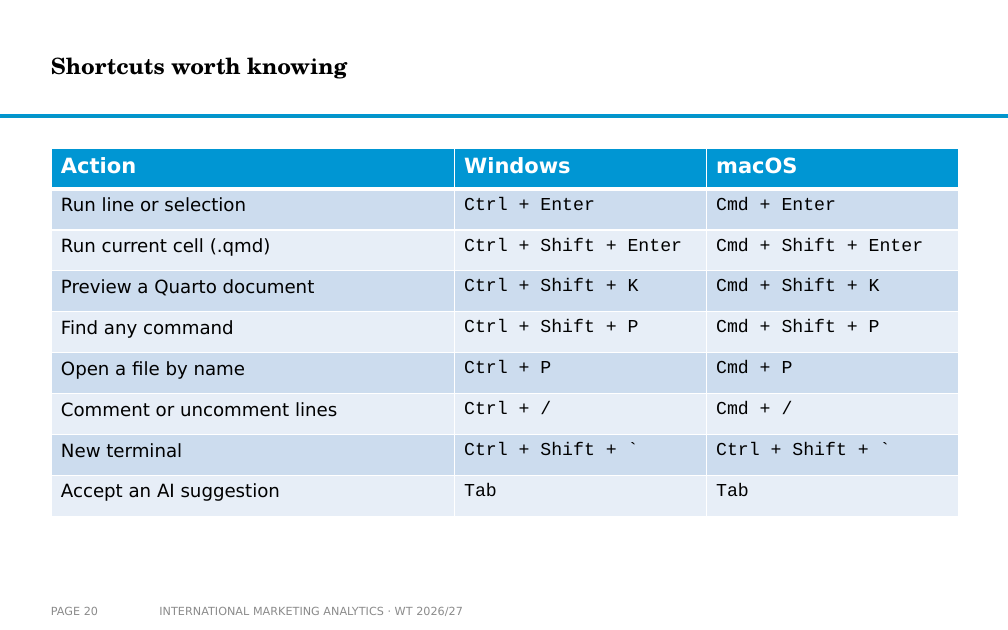
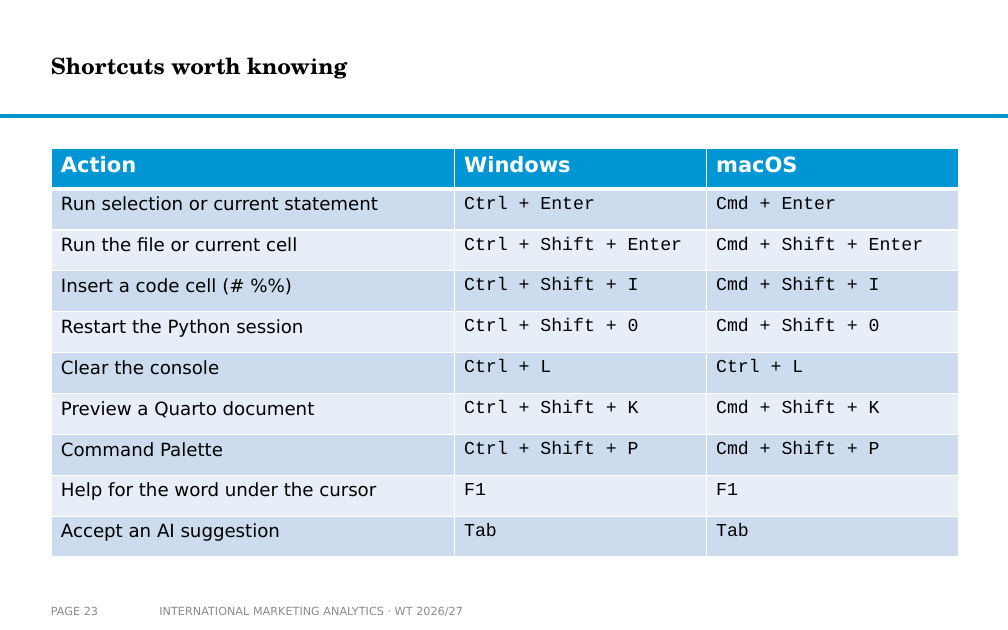
Before and after one commit to arnefloh-wu/International-Marketing-Analytics, a slide deck: slide 23 of slides/01a_setup-and-registration_WT26-27.pptx (slide 20 before the commit). Drawn at 1008x630 pixels with LibreOffice and Linux fonts; fonts in the diff are those of the drawing; background and template pictures are left out. Boxes give left, top, right and bottom in pixels: in the first picture for what was removed or moved away, otherwise in the second. Text is boxed around its words. In the diff, an @@ line names an element or a change of style, - is before the commit and + after.

```diff
--- a/slides/01a_setup-and-registration_WT26-27.pptx
+++ b/slides/01a_setup-and-registration_WT26-27.pptx
@@ table at (51,148,959,557) @@
-row 2: Run line or selection | Ctrl + Enter | Cmd + Enter
-row 3: Run current cell (.qmd) | Ctrl + Shift + Enter | Cmd + Shift + Enter
+row 2: Run selection or current statement | Ctrl + Enter | Cmd + Enter
+row 3: Run the file or current cell | Ctrl + Shift + Enter | Cmd + Shift + Enter
+row 4: Insert a code cell (# %%) | Ctrl + Shift + I | Cmd + Shift + I
+row 5: Restart the Python session | Ctrl + Shift + 0 | Cmd + Shift + 0
+row 6: Clear the console | Ctrl + L | Ctrl + L
-row 5: Find any command | Ctrl + Shift + P | Cmd + Shift + P
-row 6: Open a file by name | Ctrl + P | Cmd + P
-row 7: Comment or uncomment lines | Ctrl + / | Cmd + /
-row 8: New terminal | Ctrl + Shift + ` | Ctrl + Shift + `
+row 8: Command Palette | Ctrl + Shift + P | Cmd + Shift + P
+row 9: Help for the word under the cursor | F1 | F1
@@ page number at (51,607,98,615): text changed @@
-PAGE 20
+PAGE 23
```
Also in this commit, not shown: 20 other slides changed, 8 slides added, 2 slides removed, 5 other files.
